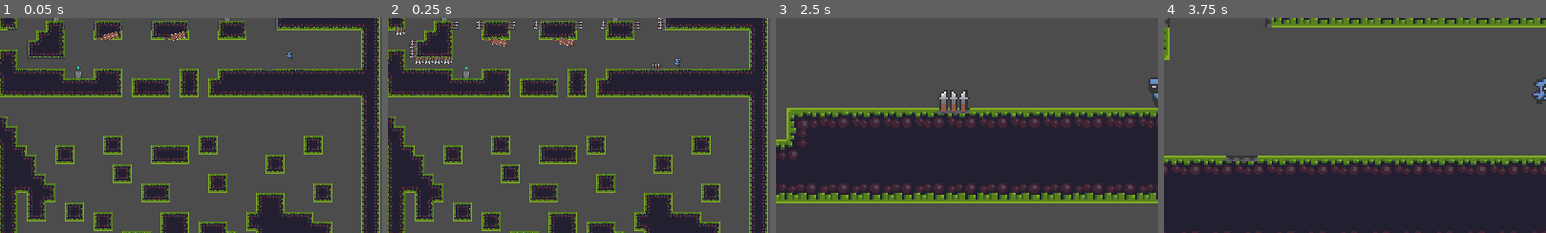
Above: before the commit, frames 1-4 (left to right).
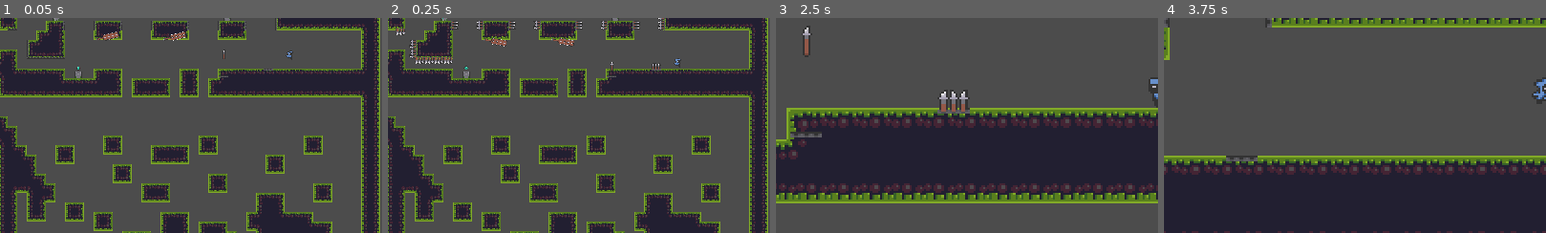
Above: after the commit, the same moments.

Repository: Mike149x/2DGameDraft
Game: Godot game, scene res://Scenes/Level1.tscn
Same seed, same stepped clock (60 frames per second), same inputs: the game is played once before the commit and once after it.
Inputs:
- Up to frame 1 (0.05 s): no input
- Up to frame 2 (0.25 s): no input
- Up to frame 3 (2.5 s): hold D (right) 0.53-2.03 s; tap Z (zoom) at 0.6, 1.35, 2.1 s; tap Space (jump) at 0.77, 1.52 s; hold A (left) from 2.03 s (still down)
- Up to frame 4 (3.75 s): release A (left) at 2.78 s; hold D (right) from 2.78 s (still down); tap Z (zoom) at 2.85, 3.6 s; tap Space (jump) at 3.02 s
The pictures show only the part of the screen within x 0-50%, y 33-83%; the shares and areas given below are measured in that part.

The runs differ from the first frame. In frame 1, less than 0.1% of the frame differs, in the area x 57-60%, y 14-28%; in frame 2, less than 0.1%; in frame 3, 0.4%, in the area x 3-12%, y 3-56%; in frame 4, nothing differs.

Commit message:
SpikeSpitter - now onto moving flames

Diff:
--- a/2DGameDraft/Scenes/Level1.tscn
+++ b/2DGameDraft/Scenes/Level1.tscn
@@ -12,6 +12,7 @@
 [ext_resource path="res://Scenes/SpinningBlade.gd" type="Script" id=10]
 [ext_resource path="res://Sprites/On (38x38).png" type="Texture" id=11]
 [ext_resource path="res://OtherAssets/papercut.ttf" type="DynamicFontData" id=12]
+[ext_resource path="res://Scenes/SpikeSpitter.tscn" type="PackedScene" id=13]
 
 [sub_resource type="DynamicFont" id=29]
 size = 35
@@ -502,3 +503,7 @@
 
 [node name="DeathZone" parent="." instance=ExtResource( 9 )]
 position = Vector2( -638, 596 )
+
+[node name="SpikeSpitter" parent="." instance=ExtResource( 13 )]
+position = Vector2( 378, 287 )
+rotation = 1.57079
--- a/2DGameDraft/Scenes/SpikeSpitter.tscn
+++ b/2DGameDraft/Scenes/SpikeSpitter.tscn
@@ -13,6 +13,19 @@
 [node name="SpikeSpitter" type="Node2D"]
 script = ExtResource( 2 )
 
+[node name="Arrow" type="Area2D" parent="." groups=["Deadly"]]
+position = Vector2( 20, 3 )
+
+[node name="Sprite2" type="Sprite" parent="Arrow"]
+position = Vector2( 1, -0.5 )
+rotation = 1.5708
+texture = ExtResource( 3 )
+hframes = 3
+
+[node name="CollisionShape2D" type="CollisionShape2D" parent="Arrow"]
+position = Vector2( -5, -0.5 )
+shape = SubResource( 1 )
+
 [node name="SpitterSprite" type="Sprite" parent="."]
 position = Vector2( 41, 3 )
 rotation = 1.5708
@@ -24,19 +37,6 @@
 position = Vector2( -4.76837e-07, -12 )
 rotation = -1.5708
 
-[node name="arrow" type="Area2D" parent="." groups=["Deadly"]]
-position = Vector2( 20, 3 )
-
-[node name="Sprite2" type="Sprite" parent="arrow"]
-position = Vector2( 1, -0.5 )
-rotation = 1.5708
-texture = ExtResource( 3 )
-hframes = 3
-
-[node name="CollisionShape2D" type="CollisionShape2D" parent="arrow"]
-position = Vector2( -5, -0.5 )
-shape = SubResource( 1 )
-
 [node name="SpikeEnd" type="Area2D" parent="."]
 
 [node name="CollisionShape2D" type="CollisionShape2D" parent="SpikeEnd"]
--- a/2DGameDraft/SpikeSpitter.gd
+++ b/2DGameDraft/SpikeSpitter.gd
@@ -1,19 +1,13 @@
 extends Node2D
 
-
-# Declare member variables here. Examples:
-# var a = 2
-# var b = "text"
+onready var arrow = $Arrow
+var arrow_speed = 200
 
 
-# Called when the node enters the scene tree for the first time.
-func _ready():
-	pass # Replace with function body.
+func _process(delta):
+	arrow.translate(Vector2.LEFT * arrow_speed * delta)
 
 
-# Called every frame. 'delta' is the elapsed time since the previous frame.
-#func _process(delta):
-#	pass
 
 
 func _on_SpikeEnd_area_entered(area):
Not shown: 1 places in 2DGameDraft/Scenes/Level1.tscn that only renumber resources
